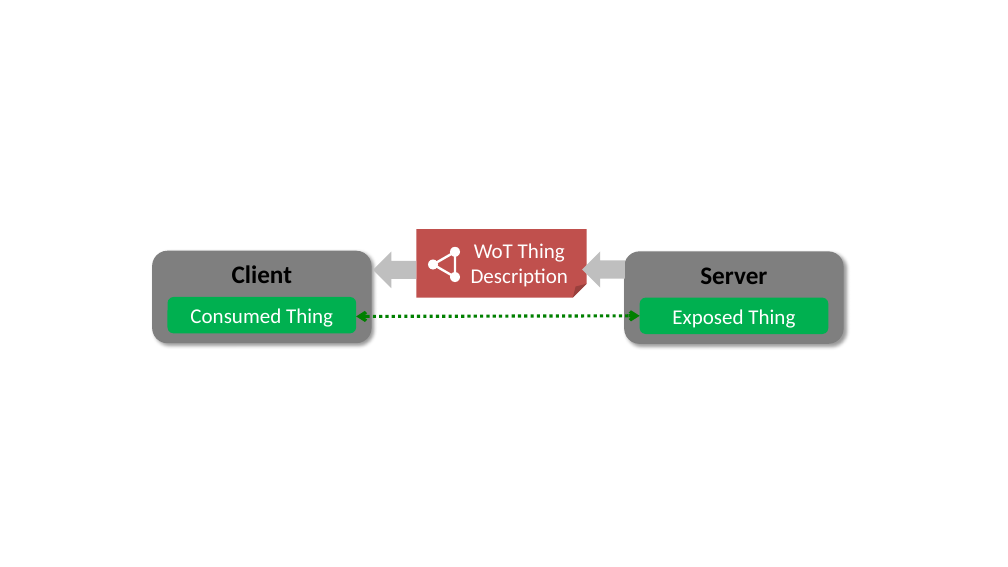
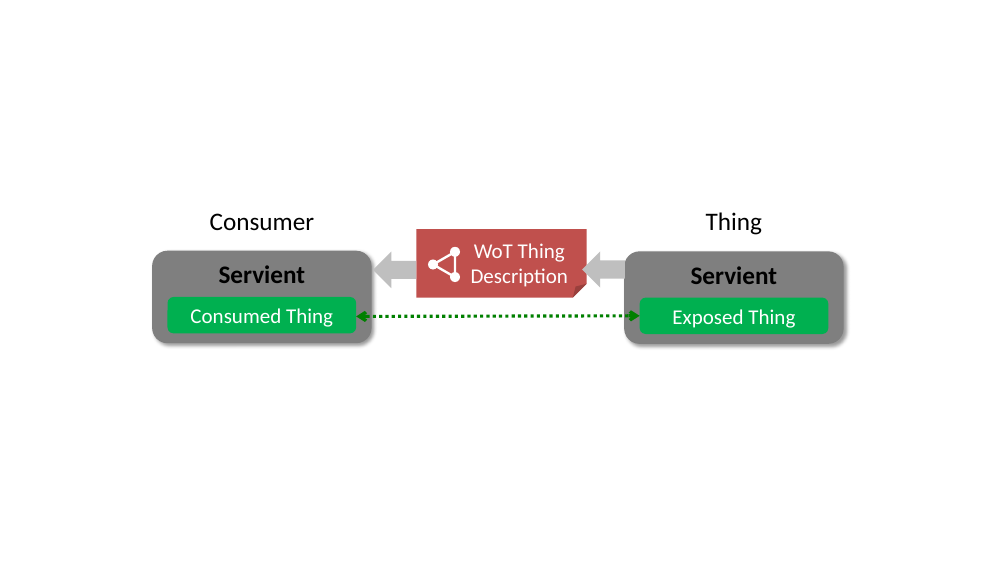
Before and after one commit to w3c/wot-architecture, a slide deck: slide 6 of images/arch-high-level-alt.pptx. Drawn at 1008x567 pixels with LibreOffice and Linux fonts; fonts in the diff are those of the drawing. Boxes give left, top, right and bottom in pixels: in the first picture for what was removed or moved away, otherwise in the second. Text is boxed around its words. In the diff, an @@ line names an element or a change of style, - is before the commit and + after.

Commit message:
Updated slide 6 and 12 in arch-high-level-alt.pptx

```diff
--- a/images/arch-high-level-alt.pptx
+++ b/images/arch-high-level-alt.pptx
@@ text added at bbox=[210, 213, 314, 231], 24 pt, text #000000 @@
+Consumer
@@ text added at bbox=[706, 212, 762, 235], 24 pt, text #000000 @@
+Thing
@@ text in rounded rectangle at bbox=[219, 265, 306, 283]: text changed @@
-Client
+Servient
@@ text in rounded rectangle at bbox=[691, 266, 778, 284]: text changed @@
-Server
+Servient
```
Also in this commit, not shown: 1 other slide changed.
